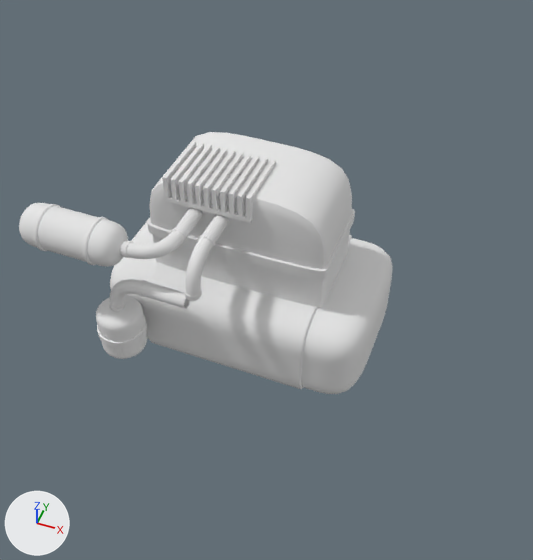
The Blender file Assets/models/house/floor02/secret_room_nw/secret_room_nw_furniture.blend: old version first, new version second.
Camera for both pictures: a camera (50 mm lens) standing at (1.69, -3.98, 4.35) and looking at (-0.17, 0.75, -0.64). Lighting does not change. The marker at lower left points along +X, +Y and +Z.

The scene before the commit, as lines of its bpy script (objects in view):
```python
ob_cube = bpy.data.objects.new('Cube', me_cube_004)
ob_cube.location = (-0.167, -0.162, 1.184)
ob_legs_000 = bpy.data.objects.new('legs.000', me_mesh_001)
ob_legs_000.parent = ob_stool
ob_legs_000.location = (0.0, 0.0, -2.423)
ob_legs_001 = bpy.data.objects.new('legs.001', me_mesh_002)
ob_legs_001.parent = ob_stool
ob_legs_001.location = (0.0, 0.0, -2.423)
ob_legs_001.rotation_euler = (0.0, 0.0, 1.571)  # degrees (0, 0, 90)
ob_paper_000 = bpy.data.objects.new('paper.000', me_plane_001)
ob_paper_000.parent = ob_papers
ob_paper_000.location = (0.227, 2.623, -0.409)
ob_paper_000.rotation_euler = (0.659, 0.0131, -0.0267)  # degrees (38, 0.8, -1.5)
ob_paper_000.scale = (0.814, 0.515, 0.324)
ob_paper_001 = bpy.data.objects.new('paper.001', me_plane)
ob_paper_001.parent = ob_papers
ob_paper_001.location = (-0.24, 2.604, -0.446)
ob_paper_001.rotation_euler = (0.663, 0.0, 0.0)  # degrees (38, 0, 0)
ob_paper_001.scale = (0.814, 0.515, 0.324)
ob_pipe_straight_002 = bpy.data.objects.new('pipe_straight.002', me_cylinder_009)
ob_pipe_straight_002.location = (-0.288, -0.871, 0.648)
ob_pipe_straight_002.rotation_euler = (1.571, 1.571, 0.0)  # degrees (90, 90, 0)
ob_pipe_straight_002.scale = (0.75, 0.931, 0.75)
ob_shaft_001 = bpy.data.objects.new('shaft.001', me_cylinder_003)
ob_shaft_001.parent = ob_stool
ob_shaft_001.location = (0.0, 0.0, -1.615)
ob_shaft_001.rotation_euler = (-0.785, 1.571, 0.0)  # degrees (-45, 90, 0)
ob_shaft_001.scale = (0.313, 0.313, 0.802)
ob_shaft_002 = bpy.data.objects.new('shaft.002', me_cylinder_004)
ob_shaft_002.parent = ob_stool
ob_shaft_002.location = (0.0, 0.0, -1.615)
ob_shaft_002.rotation_euler = (-2.356, 1.571, 0.0)  # degrees (-135, 90, 0)
ob_shaft_002.scale = (0.313, 0.313, 0.802)
ob_top = bpy.data.objects.new('top', me_cube_007)
ob_top.parent = ob_generator
ob_top.location = (0.0, 0.0, 0.652)
ob_top.scale = (0.898, 1.05, 0.898)
# also in view: 'tank.000' at (-0.96, -0.89, 1.01); 'pipe_corner.002' at (-0.61, -0.87, 0.53); 'tank.001' at (-0.72, -0.87, 0.14); 'pipe_corner.000' at (-0.39, -0.77, 1.01); 'pipe_corner.001' at (-0.07, -0.76, 0.89)
```
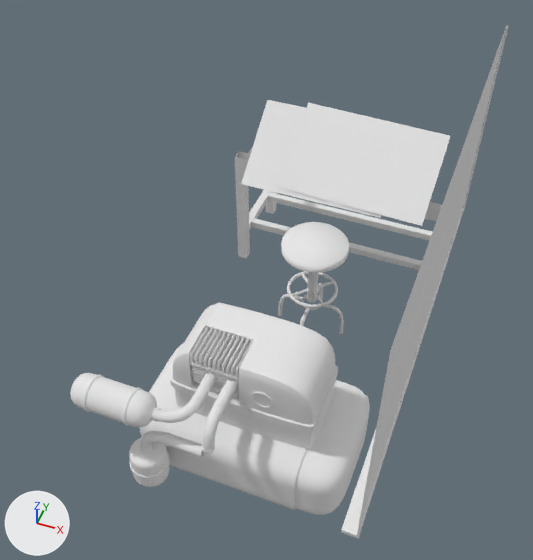
ob_generator is not drawn itself; it is the parent of ob_top, ob_base.

Boxes [x1, y1, x2, y2] around the edits, measured in the pictures (533 x 560 px):
'base', moved
    before: [110, 218, 393, 394]
    after: [140, 343, 370, 515]
'top', reshaped, moved, rescaled (20% narrower, 17% shorter)
    before: [147, 132, 355, 308]
    after: [171, 303, 338, 449]
'paper.000', shown
    after: [280, 103, 450, 226]
'board', shown
    after: [357, 25, 508, 536]
'tank.000', moved
    before: [19, 203, 128, 267]
    after: [70, 373, 157, 427]
'Cube', reshaped, moved, rescaled, modifiers changed
    before: [162, 141, 276, 223]
    after: [190, 327, 253, 379]
'paper.001', shown
    after: [241, 100, 381, 218]
'tank.001', moved
    before: [96, 295, 147, 359]
    after: [129, 437, 170, 487]
'seat', shown
    after: [281, 222, 349, 273]
'table_legs.001', shown
    after: [251, 192, 432, 270]
'pipe_corner.000', moved
    before: [120, 228, 187, 259]
    after: [151, 396, 203, 423]
'pipe_corner.001', moved
    before: [185, 234, 215, 301]
    after: [202, 401, 226, 454]
'tray', shown
    after: [341, 207, 464, 539]
'table_legs', shown
    after: [235, 151, 277, 258]
'pipe_straight.002', moved
    before: [142, 282, 190, 309]
    after: [168, 434, 205, 458]
'pipe_corner.002', moved
    before: [109, 279, 147, 312]
    after: [140, 431, 172, 453]
'pipe_straight.000', moved, rescaled (11% narrower)
    before: [175, 207, 202, 237]
    after: [193, 372, 217, 402]
'pipe_straight.001', moved, rescaled
    before: [202, 214, 229, 242]
    after: [215, 379, 238, 408]
'Cube.001', added
    after: [191, 365, 239, 399]
'ring', shown
    after: [287, 271, 338, 308]
'table_legs.002', shown
    after: [249, 190, 273, 231]
'table_base', shown
    after: [244, 147, 442, 222]
'Circle', added
    after: [250, 392, 273, 409]
'shaft', shown
    after: [307, 272, 319, 303]
'legs.001', shown
    after: [278, 294, 344, 334]
'legs.000', shown
    after: [300, 283, 323, 326]
'shaft.001', shown
    after: [291, 281, 333, 296]
'shaft.002', shown
    after: [302, 273, 324, 304]
part 2 of me_cube_004, built on
    before: [162, 141, 276, 223]
    after: [190, 327, 253, 379]

Edits to the bpy script that builds the scene:
```text
Change me_cube_004:
    remove me_cube_004.from_pydata(...)  # 176 vertices, 174 faces; spans x -0.327..0.327, y -0.238..0.238, z -0.109..0.099
    add me_cube_004.from_pydata(...)  # 408 vertices, 361 faces; spans x -0.251..0.251, y -0.213..0.0, z -0.109..0.099
    me_cube_004 part 2: 176 vertices removed from x -0.327..0.327, y -0.238..0.238, z -0.109..0.099; 408 vertices added at x -0.251..0.251, y -0.213..0.0, z -0.109..0.099
    me_cube_004 part 3: the surface is now shaded smooth
Change me_cube_007:
    used by ob_top; parent = ob_generator; location = (0.0, 0.0, 0.652); scale = (0.898, 1.05, 0.898)
    remove me_cube_007.from_pydata(...)  # 456 vertices, 426 faces; spans x -0.79..0.79, y -0.37..0.37, z -0.34..0.67
    add me_cube_007.from_pydata(...)  # 516 vertices, 486 faces; spans x -0.71..0.71, y -0.39..0.38, z -0.3..0.6
    me_cube_007 part 1: 456 vertices removed from x -0.79..0.79, y -0.37..0.37, z -0.34..0.67; 516 vertices added at x -0.71..0.71, y -0.39..0.38, z -0.3..0.6
Change ob_paper_000:
    remove ob_paper_000.hide_set(True)  # its collection is switched off
Change ob_paper_001:
    remove ob_paper_001.hide_set(True)  # its collection is switched off
Change ob_shaft_002:
    remove ob_shaft_002.hide_set(True)  # its collection is switched off
Change ob_shaft_001:
    remove ob_shaft_001.hide_set(True)  # its collection is switched off
Change ob_legs_001:
    remove ob_legs_001.hide_set(True)  # its collection is switched off
Change ob_legs_000:
    remove ob_legs_000.hide_set(True)  # its collection is switched off
Change ob_ring:
    remove ob_ring.hide_set(True)  # its collection is switched off
Change ob_shaft:
    remove ob_shaft.hide_set(True)  # its collection is switched off
Change ob_seat:
    remove ob_seat.hide_set(True)  # its collection is switched off
Change ob_table_legs_002:
    remove ob_table_legs_002.hide_set(True)  # its collection is switched off
Change ob_table_legs_001:
    remove ob_table_legs_001.hide_set(True)  # its collection is switched off
Change ob_table_legs:
    remove ob_table_legs.hide_set(True)  # its collection is switched off
Change ob_table_base:
    remove ob_table_base.hide_set(True)  # its collection is switched off
Change ob_tray:
    remove ob_tray.hide_set(True)  # its collection is switched off
Change ob_board:
    remove ob_board.hide_set(True)  # its collection is switched off
Change ob_cube:
    ob_cube.location: (-0.167, -0.162, 1.184) -> (-0.237, -0.113, 1.186)
    ob_cube.scale: (1.0, 1.0, 1.0) -> (0.94, 1.16, 0.678)
    add _m = ob_cube.modifiers.new('Subsurf', 'SUBSURF')
    add _m.levels = 2
    add _m = ob_cube.modifiers.new('Mirror', 'MIRROR')
    add _m.use_axis = (False, True, False)
Change ob_tank_000:
    add ob_tank_000.parent = ob_generator
Change ob_pipe_straight_002:
    add ob_pipe_straight_002.parent = ob_generator
Change ob_pipe_straight_001:
    add ob_pipe_straight_001.parent = ob_generator
    ob_pipe_straight_001.location: (-0.0731, -0.481, 1.01) -> (-0.0731, -0.459, 1.01)
    ob_pipe_straight_001.scale: (0.75, 0.75, 0.75) -> (0.75, 0.832, 0.75)
Change ob_pipe_corner_001:
    add ob_pipe_corner_001.parent = ob_generator
Change ob_pipe_straight_000:
    add ob_pipe_straight_000.parent = ob_generator
    ob_pipe_straight_000.location: (-0.277, -0.497, 1.01) -> (-0.277, -0.477, 1.01)
    ob_pipe_straight_000.scale: (0.75, 0.75, 0.75) -> (0.75, 0.832, 0.75)
Change ob_pipe_corner_000:
    add ob_pipe_corner_000.parent = ob_generator
Change ob_generator:
    ob_generator.location: (0.0, 0.0, 0.0) -> (0.0, 0.0, -1.897)
Change ob_top:
    ob_top.scale: (0.898, 1.05, 0.898) -> (1.0, 1.0, 1.0)
Add ob_cube_001:
    ob_cube_001 = bpy.data.objects.new('Cube.001', me_cube_005)  # 143 vertices, 112 faces; spans x 0.0..0.23, y -0.243..0.0, z -0.222..0.135; in mat_metal_rusted0034 (its picture is missing); modifiers MIRROR, SUBSURF
    ob_cube_001.parent = ob_generator
    ob_cube_001.location = (-0.237, -0.113, 0.978)
Add ob_circle:
    ob_circle = bpy.data.objects.new('Circle', me_circle)  # 128 vertices, 97 faces; spans x -0.106..0.106, y -0.106..0.106, z -0.007..0.008; in mat_generator_gauge01 (its picture is missing); modifiers EDGE_SPLIT
    ob_circle.location = (0.22, -0.37, -0.96)
    ob_circle.rotation_euler = (1.571, 0.0, 0.0)  # degrees (90, 0, 0)
```
